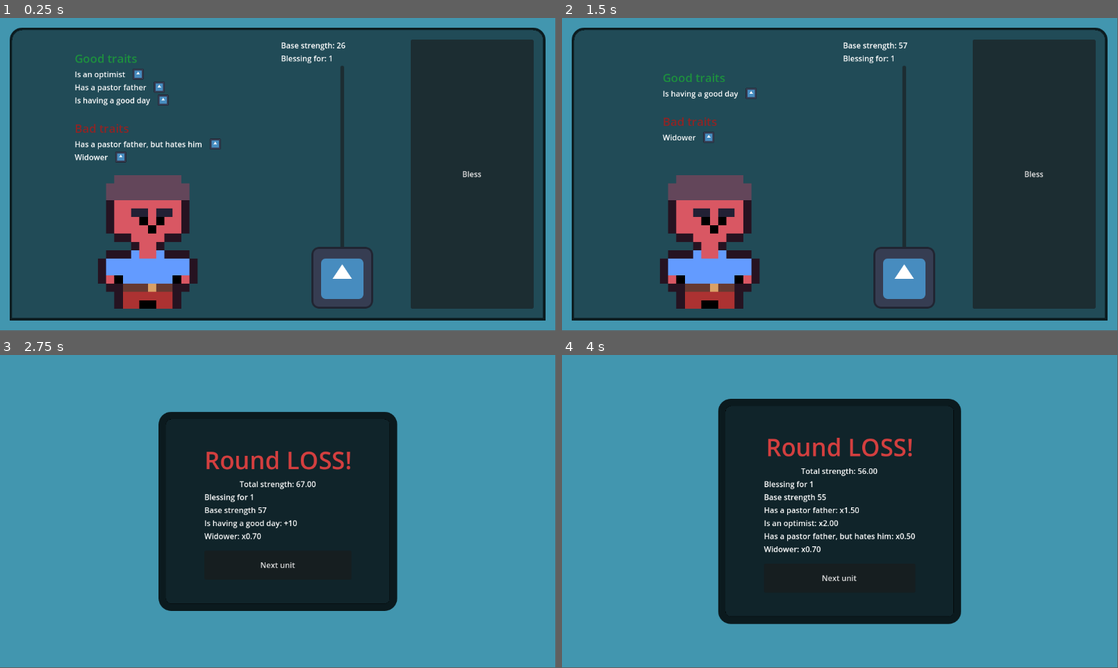
Above: before the commit, frames 1-4 (two rows, left to right).
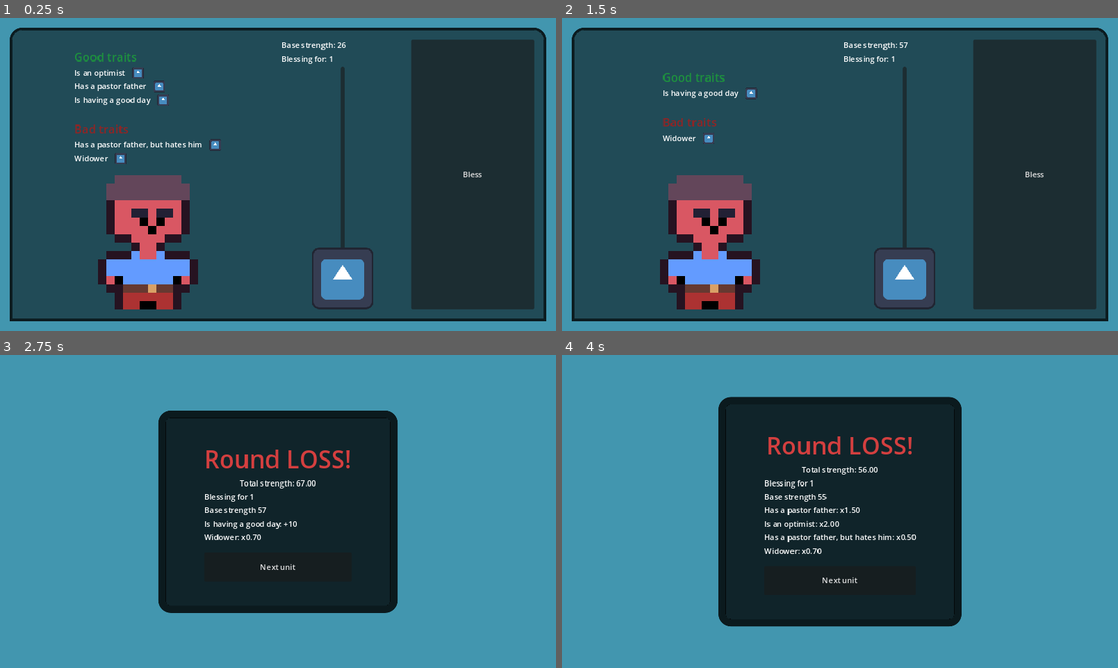
Above: after the commit, the same moments.

Repository: frostblooded/wolf
Game: Godot game, scene res://scenes/main.tscn
Two runs of this game, one before a commit and one after it. Both use one fixed random seed, a clock stepped at 60 frames per second and the inputs below. The engine's default icon, where the game draws it, is replaced by a stand-in: a white triangle on a blue panel in a dark square.
Inputs:
- Up to frame 1 (0.25 s): no input
- Up to frame 2 (1.5 s): click "Bless" at 0.5 s; click "Next unit" at 1.25 s
- Up to frame 3 (2.75 s): click "Bless" at 2 s
- Up to frame 4 (4 s): click "Next unit" at 2.75 s; click "Bless" at 3.5 s
The window is 799x449 before the commit and 800x450 after it. Grey fills any space a smaller window leaves; there, only what the larger window draws over its background counts as a difference.

The runs differ from the first frame. In frame 1, 3.3% of the frame differs, in the area x 1-99%, y 3-97%; in frame 2, 2.7%; in frame 3, 1.8%; in frame 4, 3.1%.

Commit message:
Enable window scaling again. Not sure why it got turned off

Diff:
--- a/project.godot
+++ b/project.godot
@@ -19,6 +19,10 @@
 
 MessageBus="*res://scripts/autoload/message_bus.gd"
 
+[display]
+
+window/stretch/mode="canvas_items"
+
 [gui]
 
 theme/custom="res://theme.tres"
